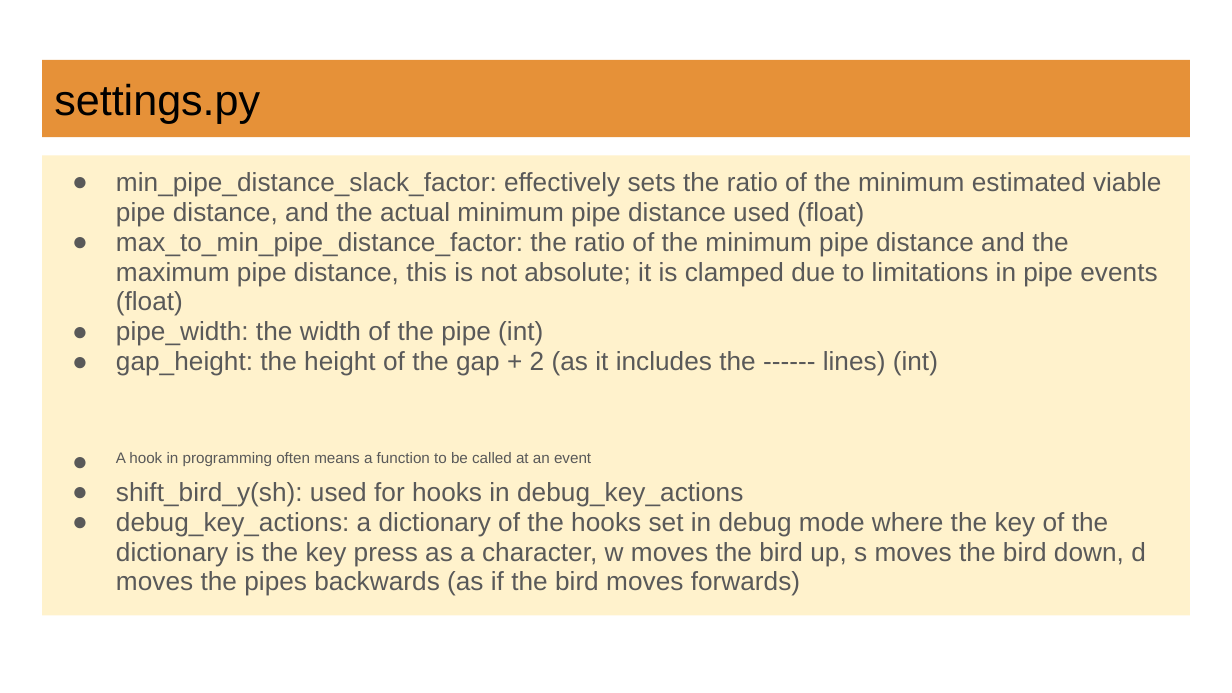
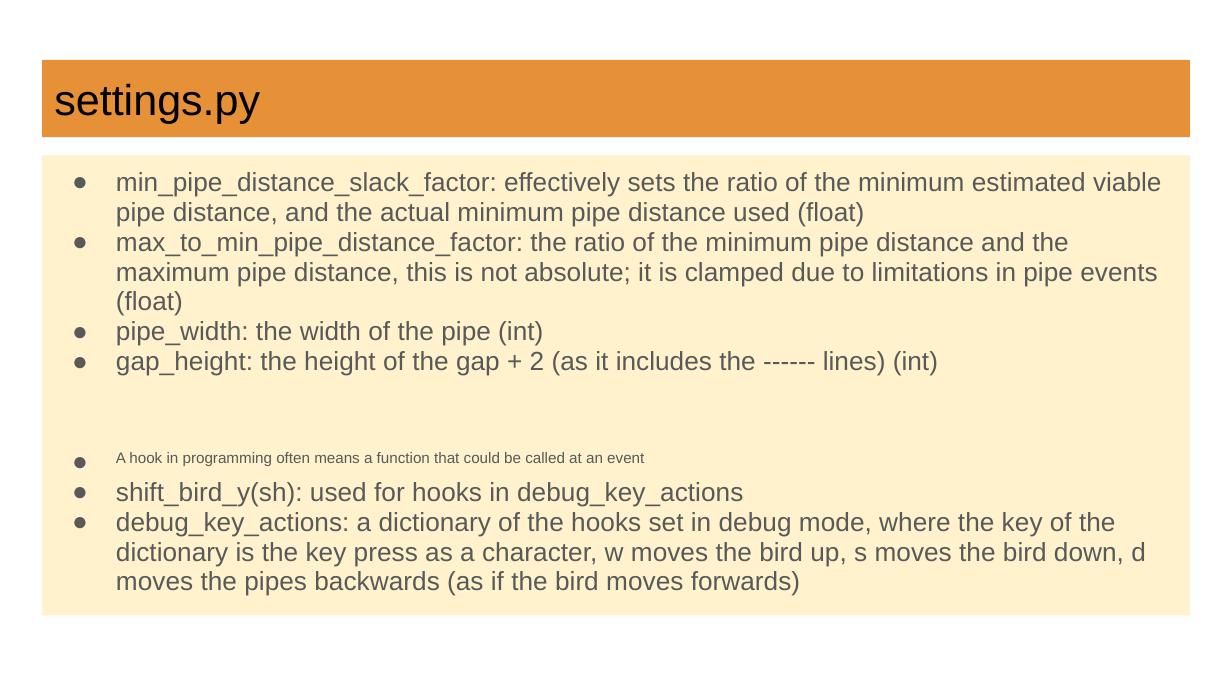
Before and after one commit to Rusomati/flappy_bird, a slide deck: slide 9 of flappy bird documentation.pptx. Drawn at 1232x693 pixels with LibreOffice and Linux fonts; fonts in the diff are those of the drawing. Boxes give left, top, right and bottom in pixels: in the first picture for what was removed or moved away, otherwise in the second. Text is boxed around its words. In the diff, an @@ line names an element or a change of style, - is before the commit and + after.

```diff
--- a/flappy bird documentation.pptx
+++ b/flappy bird documentation.pptx
@@ text at [116,452,644,466]: text changed @@
-● A hook in programming often means a function to be called at an event
+● A hook in programming often means a function that could be called at an event
@@ text at [116,512,1146,596]: text changed @@
-● debug_key_actions: a dictionary of the hooks set in debug mode where the key of the dictionary is the key press as a character, w moves the bird up, s moves the bird down, d moves the pipes backwards (as if the bird moves forwards)
+● debug_key_actions: a dictionary of the hooks set in debug mode, where the key of the dictionary is the key press as a character, w moves the bird up, s moves the bird down, d moves the pipes backwards (as if the bird moves forwards)
```
Also in this commit, not shown: 23 other slides changed, 1 other file.
